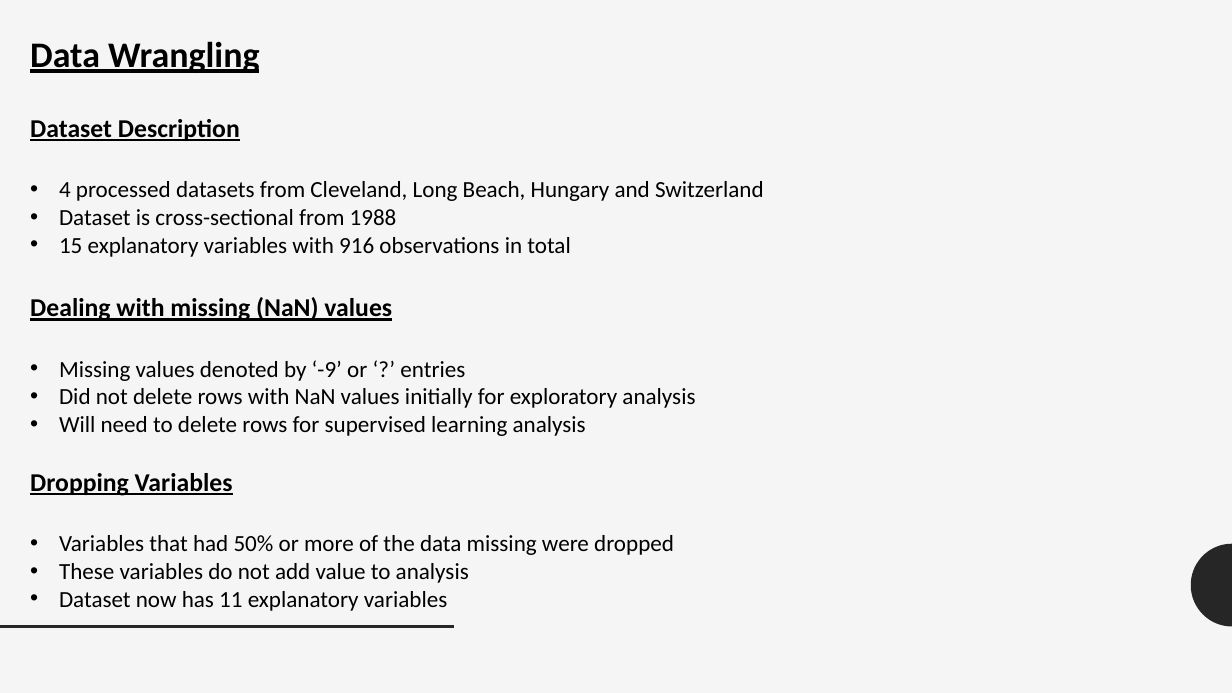
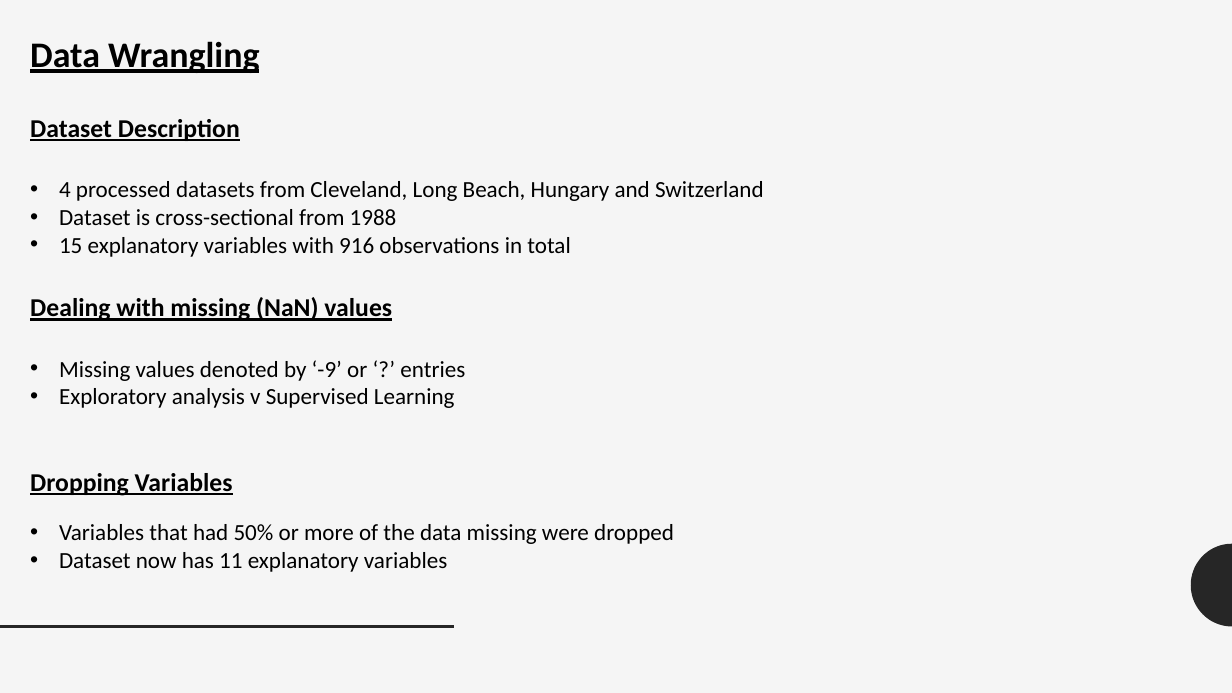
Before and after one commit to obaccus0907/CapstoneProject, a slide deck: slide 9 of Capstone Project/Original/Capstone_Presentation.pptx. Drawn at 1232x693 pixels with LibreOffice and Linux fonts; fonts in the diff are those of the drawing. Boxes give left, top, right and bottom in pixels: in the first picture for what was removed or moved away, otherwise in the second. Text is boxed around its words. In the diff, an @@ line names an element or a change of style, - is before the commit and + after.

Commit message:
Made changes to python notebook, document and presentation
Python Notebook: added GridSearchCV
Document: Changed Random Forest Analysis
Presentation: Trimmed

```diff
--- a/Capstone Project/Original/Capstone_Presentation.pptx
+++ b/Capstone Project/Original/Capstone_Presentation.pptx
@@ text at (x1=59, y1=388, x2=455, y2=408): text changed @@
-• Did not delete rows with NaN values initially for exploratory analysis
-• Will need to delete rows for supervised learning analysis
+• Exploratory analysis v Supervised Learning
@@ text "Variables that had 50% or ..." moved from (x1=59, y1=535, x2=674, y2=611) to (x1=59, y1=524, x2=674, y2=572) @@
@@ text at (x1=59, y1=563, x2=469, y2=583): paragraph removed @@
-• These variables do not add value to analysis
```
Also in this commit, not shown: 5 other slides changed, 4 other files.
